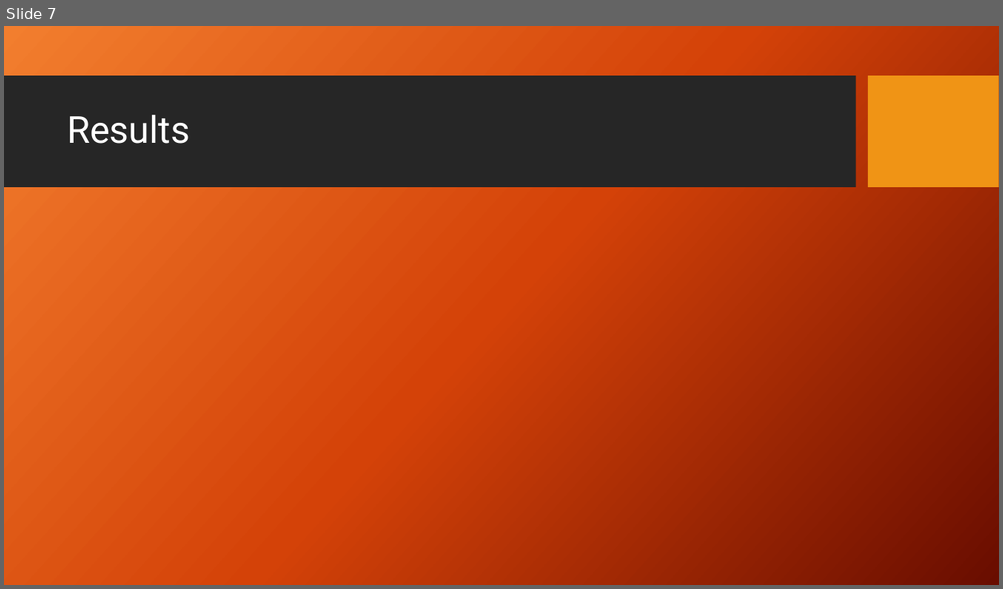
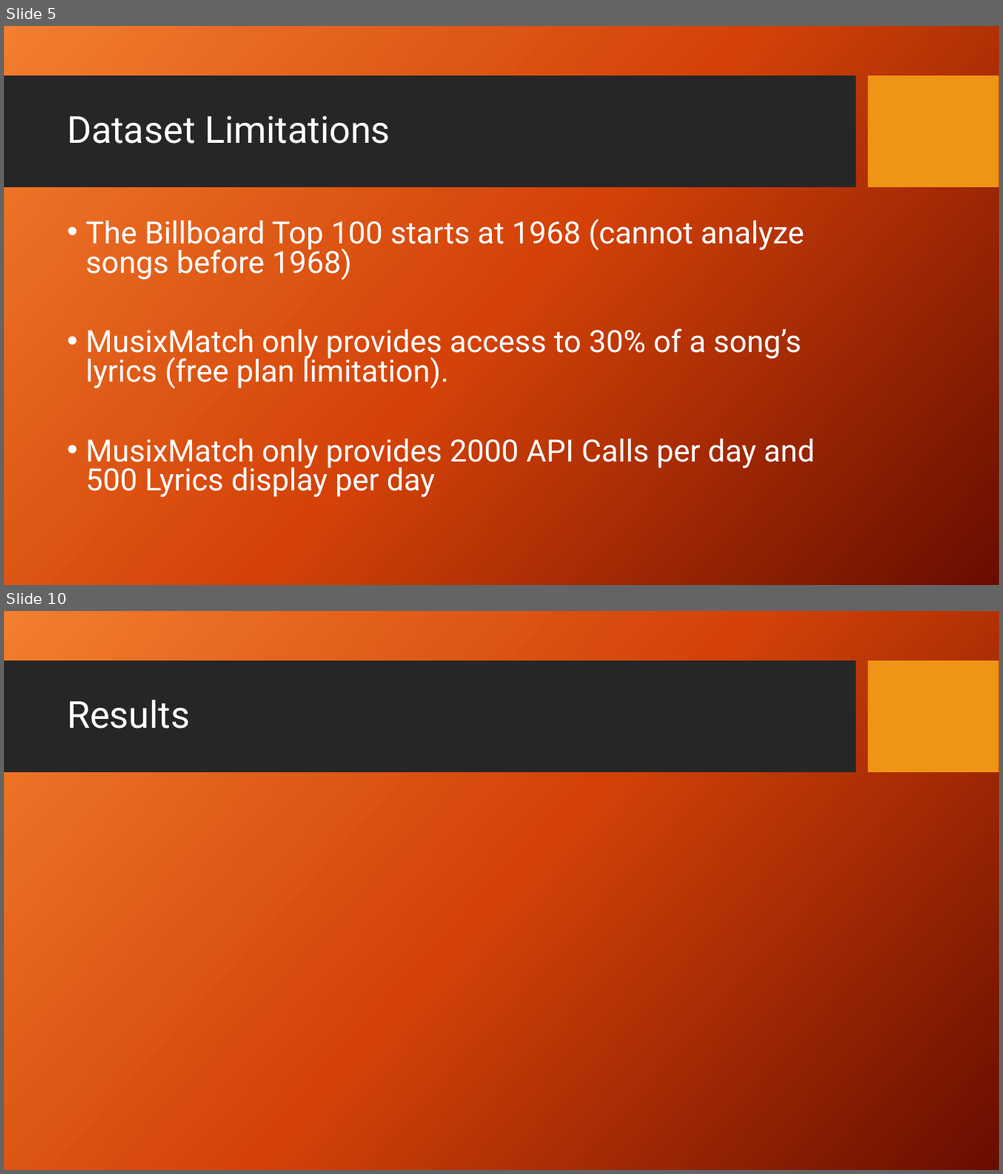
Before and after one commit to RichMoe1/Team3, a slide deck: Draft Presentation.pptx. Shown one above the other, each under a label of ours: slide 7 before the commit, slides 5 and 10 after it; the slides between them are not shown. The pictures are 1003x589 and 1003x1174 pixels, drawn with LibreOffice and Linux fonts; fonts in the diff are those of the drawing; background and template pictures are left out. Boxes give left, top, right and bottom in pixels: in the first picture for what was removed or moved away, otherwise in the second. Text is boxed around its words. In the diff, an @@ line names an element or a change of style, - is before the commit and + after.

```diff
--- a/Draft Presentation.pptx
+++ b/Draft Presentation.pptx
@@ slide 5 added at (4, 26, 999, 585), background picture (left out); not listed: 2 template elements that a slide beside it also shows @@
@@ title added at (67, 116, 390, 144), 36 pt, text #FFFFFF @@
+Dataset Limitations
@@ text added at (85, 219, 814, 497), 29.6 pt, text #FFFFFF @@
+• The Billboard Top 100 starts at 1968 (cannot analyze songs before 1968)
+• MusixMatch only provides access to 30% of a song’s lyrics (free plan limitation).
+• MusixMatch only provides 2000 API Calls per day and 500 Lyrics display per day
@@ what was slide 7 is now slide 10 @@
```
Also in this commit, not shown: 7 slides changed, 2 other slides added, 2 other files.
